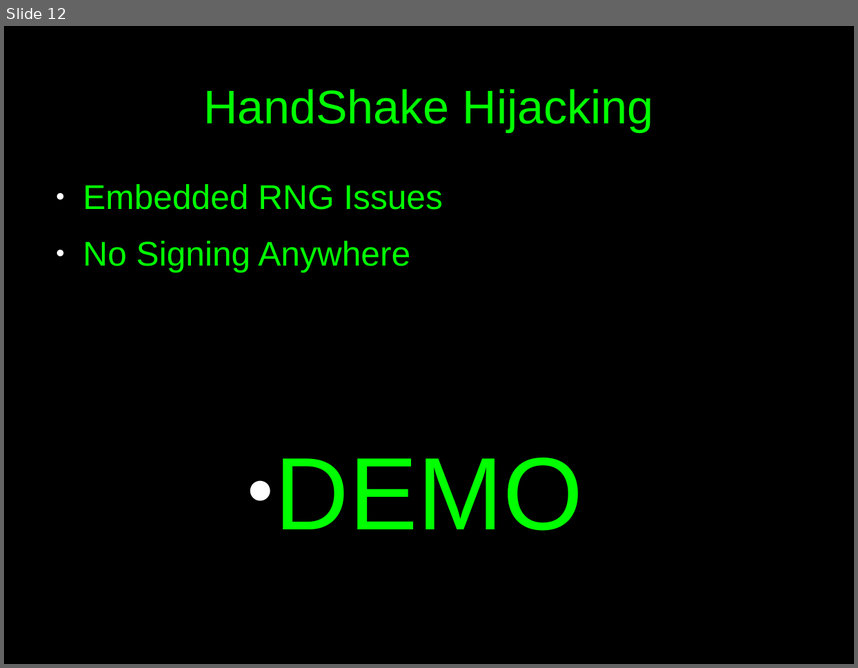
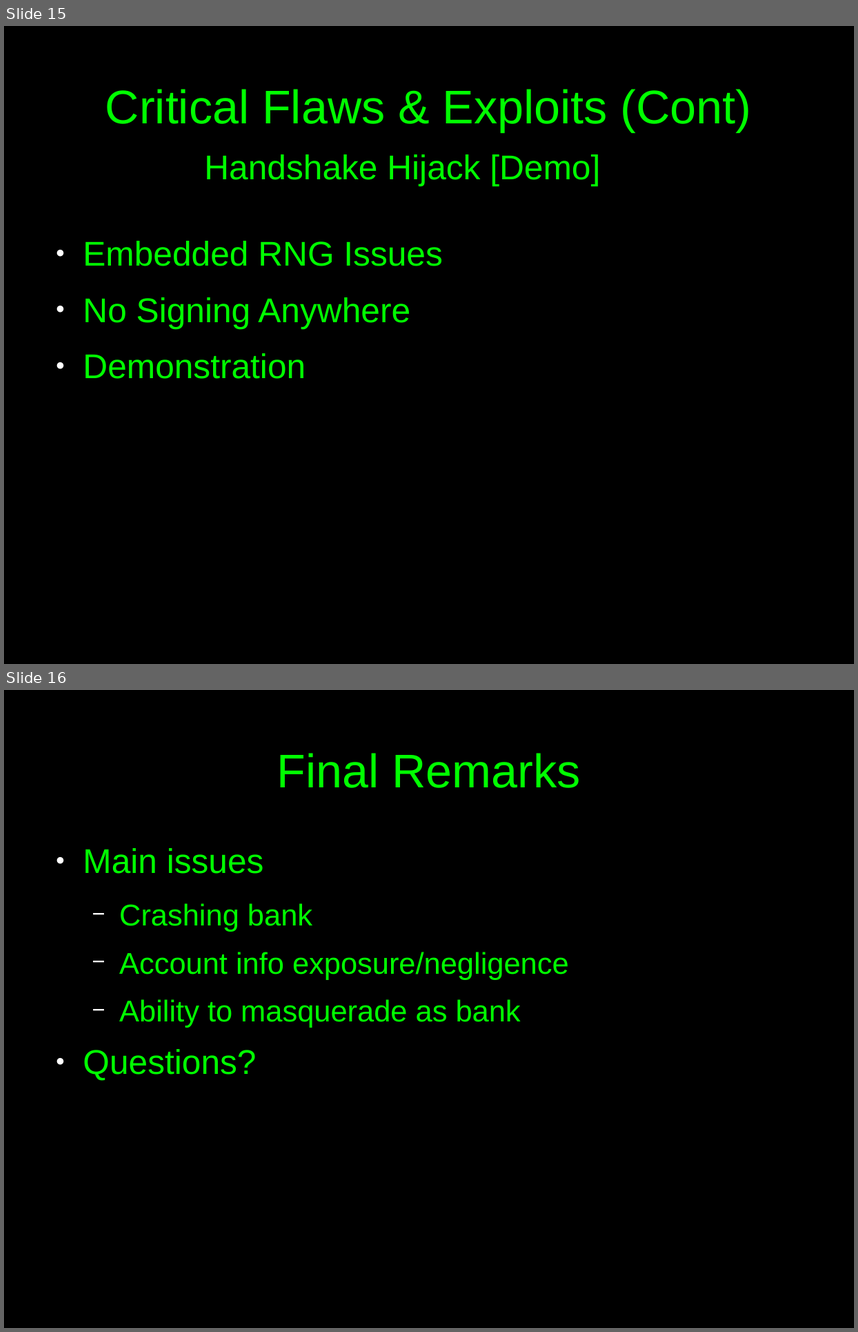
Before and after one commit to c00w/Crypto-Final-Project, a slide deck: Attack Presentation.odp. Shown one above the other, each under a label of ours: slide 12 before the commit, slides 15 and 16 after it. The pictures are 858x668 and 858x1332 pixels, drawn with LibreOffice and Linux fonts; fonts in the diff are those of the drawing. Boxes give left, top, right and bottom in pixels: in the first picture for what was removed or moved away, otherwise in the second. Text is boxed around its words. In the diff, an @@ line names an element or a change of style, - is before the commit and + after.

```diff
--- a/Attack Presentation.odp
+++ b/Attack Presentation.odp
@@ slide 16 added at [4,690,854,1328], background #000000 @@
@@ title added at [277,753,580,788], 44 pt, text #00FF00 @@
+Final Remarks
@@ text added at [83,848,569,1081], 28 pt, text #00FF00 @@
+● Main issues
+  − Crashing bank
+  − Account info exposure/negligence
+  − Ability to masquerade as bank
+● Questions?
@@ what was slide 12 is now slide 15 @@
@@ slide 15 changed as well @@
@@ title at [105,89,752,132]: text changed @@
-HandShake Hijacking
+Critical Flaws & Exploits (Cont)
@@ text added at [204,154,600,186], 32 pt, text #00FF00 @@
+Handshake Hijack [Demo]
@@ text at [83,353,306,379]: text changed; size 96 to 32 pt @@
-          ● DEMO
+● Demonstration
```
Also in this commit, not shown: 5 other slides changed, 8 other slides added, 6 slides removed, 2 other files.
